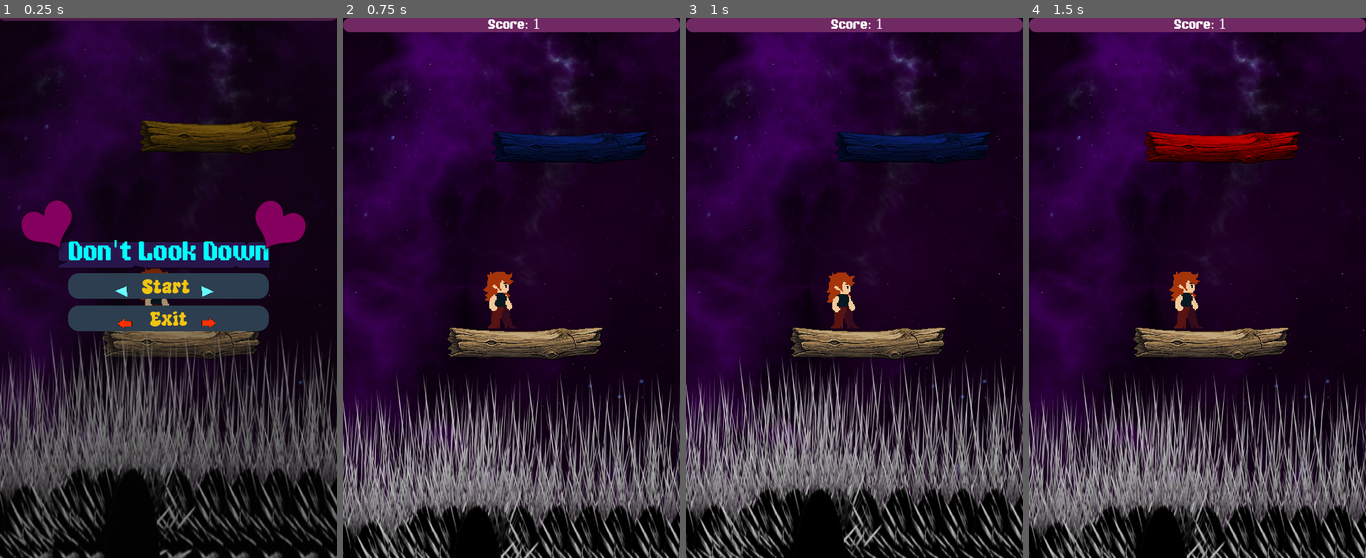
Above: before the commit, frames 1-4 (left to right).
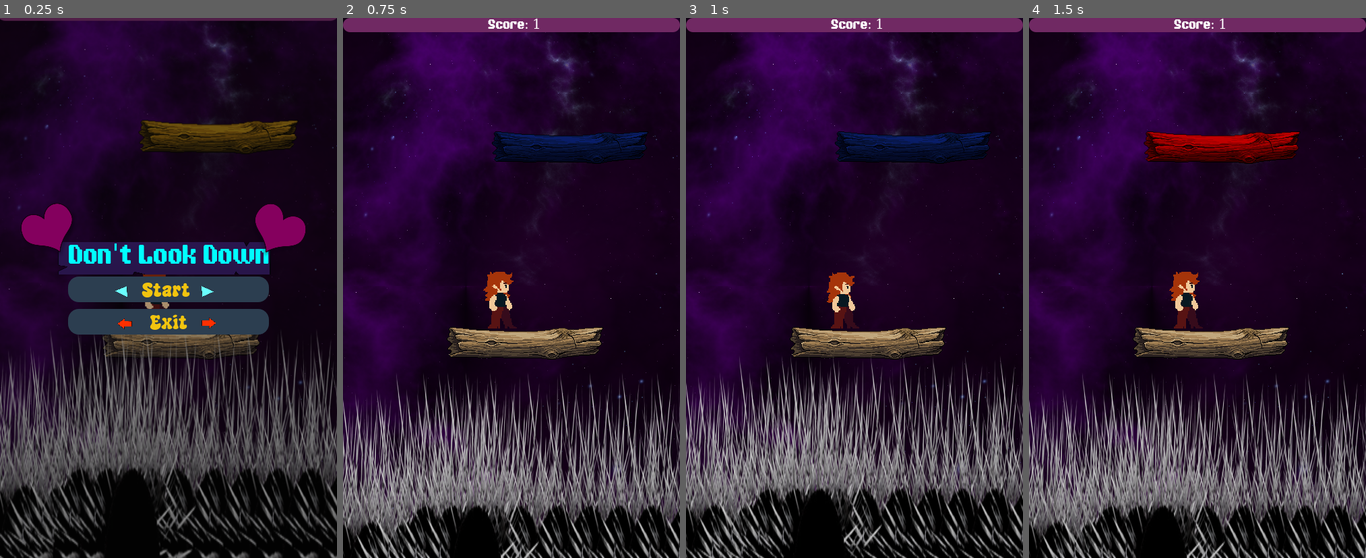
Above: after the commit, the same moments.

Repository: niranjansthaa11-code/jumping-game
Game: Godot game, scene res://Scences/main_menu.tscn
The game is run twice, just before and just after one commit, with the same random seed, the same clock (stepped at 60 frames per second) and the same inputs.
Inputs:
- Up to frame 1 (0.25 s): no input
- Up to frame 2 (0.75 s): click "Start" at 0.5 s
- Up to frame 3 (1 s): no input
- Up to frame 4 (1.5 s): click "Start" at 1.25 s

The runs differ from the first frame. In frame 1, 3.8% of the frame differs, in the area x 6-91%, y 33-59%; in frame 2, nothing differs; in frame 3, nothing differs; in frame 4, nothing differs.

Commit message:
made the exit menu

Diff:
--- a/Scences/exit_menu.tscn
+++ b/Scences/exit_menu.tscn
@@ -1,13 +1,52 @@
-[gd_scene load_steps=6 format=3 uid="uid://b80y1fgmfllny"]
+[gd_scene load_steps=15 format=3 uid="uid://b80y1fgmfllny"]
 
 [ext_resource type="Texture2D" uid="uid://dwti7vp714dx2" path="res://Assets/Background/main.png" id="1_dtv8f"]
 [ext_resource type="Script" uid="uid://ds533sukh17px" path="res://Scences/exit_menu.gd" id="1_j7rsi"]
 [ext_resource type="FontFile" uid="uid://dvh0cmmo4y4wl" path="res://Assets/Fonts/GamepauseddemoRegular-RpmY6.otf" id="2_j7rsi"]
+[ext_resource type="Texture2D" uid="uid://chxg8y4dxjnf8" path="res://Assets/texture_buttons/PNGs/Backgrounds/BackgroundCheckboxMenu.png" id="3_mtydg"]
 [ext_resource type="FontFile" uid="uid://bbiyqvmakw2x5" path="res://Assets/Fonts/SuperMaples-2vR2w.ttf" id="3_sdrn5"]
+[ext_resource type="Texture2D" uid="uid://c2d2f4hx3mnf2" path="res://Assets/texture_buttons/PNGs/Icons/GameIcons/IconNext.png" id="6_0xqvm"]
+[ext_resource type="Texture2D" uid="uid://cnwtnuk8cvam1" path="res://Assets/texture_buttons/PNGs/Icons/GameIcons/IconSettings.png" id="7_sxmb4"]
+[ext_resource type="Texture2D" uid="uid://bwob1gxfow6sb" path="res://Assets/texture_buttons/PNGs/Icons/GameIcons/IconArrow.png" id="8_5px0f"]
 
 [sub_resource type="StyleBoxTexture" id="StyleBoxTexture_mtydg"]
 texture = ExtResource("1_dtv8f")
 modulate_color = Color(0.7137255, 0.7137255, 0.7137255, 1)
+
+[sub_resource type="StyleBoxFlat" id="StyleBoxFlat_j7rsi"]
+bg_color = Color(0.17254902, 0.24313726, 0.3137255, 1)
+corner_radius_top_left = 16
+corner_radius_top_right = 16
+corner_radius_bottom_right = 16
+corner_radius_bottom_left = 16
+
+[sub_resource type="StyleBoxFlat" id="StyleBoxFlat_sdrn5"]
+bg_color = Color(0.17254902, 0.24313726, 0.3137255, 1)
+corner_radius_top_left = 16
+corner_radius_top_right = 16
+corner_radius_bottom_right = 16
+corner_radius_bottom_left = 16
+
+[sub_resource type="StyleBoxFlat" id="StyleBoxFlat_mtydg"]
+bg_color = Color(0.12156863, 0.1764706, 0.23137255, 1)
+corner_radius_top_left = 16
+corner_radius_top_right = 16
+corner_radius_bottom_right = 16
+corner_radius_bottom_left = 16
+
+[sub_resource type="StyleBoxFlat" id="StyleBoxFlat_k50qp"]
+bg_color = Color(0.17254902, 0.24313726, 0.3137255, 1)
+corner_radius_top_left = 16
+corner_radius_top_right = 16
+corner_radius_bottom_right = 16
+corner_radius_bottom_left = 16
+
+[sub_resource type="StyleBoxFlat" id="StyleBoxFlat_0xqvm"]
+bg_color = Color(0.17254902, 0.24313726, 0.3137255, 1)
+corner_radius_top_left = 16
+corner_radius_top_right = 16
+corner_radius_bottom_right = 16
+corner_radius_bottom_left = 16
 
 [node name="Exit_menu" type="Control"]
 layout_mode = 3
@@ -26,6 +65,13 @@
 grow_horizontal = 2
 grow_vertical = 2
 theme_override_styles/panel = SubResource("StyleBoxTexture_mtydg")
+
+[node name="BackgroundCheckboxMenu" type="Sprite2D" parent="."]
+modulate = Color(0.17121077, 0.10148462, 0.38761753, 1)
+texture_filter = 1
+position = Vector2(240, 336)
+scale = Vector2(0.3230047, 0.10000001)
+texture = ExtResource("3_mtydg")
 
 [node name="VBoxContainer" type="VBoxContainer" parent="."]
 layout_mode = 1
@@ -49,19 +95,14 @@
 theme_override_font_sizes/font_size = 40
 text = "Don't Look Down"
 
-[node name="You died" type="Label" parent="VBoxContainer"]
-layout_mode = 2
-theme_override_colors/font_color = Color(0.45377582, 0.09988681, 0.060029045, 1)
-theme_override_fonts/font = ExtResource("2_j7rsi")
-theme_override_font_sizes/font_size = 40
-text = "You died !!"
-horizontal_alignment = 1
-
 [node name="Main_menu" type="Button" parent="VBoxContainer"]
 layout_mode = 2
 theme_override_colors/font_color = Color(0.94509804, 0.76862746, 0.05882353, 1)
 theme_override_fonts/font = ExtResource("3_sdrn5")
 theme_override_font_sizes/font_size = 30
+theme_override_styles/normal = SubResource("StyleBoxFlat_j7rsi")
+theme_override_styles/normal_mirrored = SubResource("StyleBoxFlat_sdrn5")
+theme_override_styles/hover = SubResource("StyleBoxFlat_mtydg")
 text = "Main_menu"
 
 [node name="Restart" type="Button" parent="VBoxContainer"]
@@ -69,6 +110,9 @@
 theme_override_colors/font_color = Color(0.94509804, 0.76862746, 0.05882353, 1)
 theme_override_fonts/font = ExtResource("3_sdrn5")
 theme_override_font_sizes/font_size = 30
+theme_override_styles/normal = SubResource("StyleBoxFlat_k50qp")
+theme_override_styles/normal_mirrored = SubResource("StyleBoxFlat_sdrn5")
+theme_override_styles/hover = SubResource("StyleBoxFlat_mtydg")
 text = "Restart"
 
 [node name="exit_button" type="Button" parent="VBoxContainer"]
@@ -76,7 +120,46 @@
 theme_override_colors/font_color = Color(0.94509804, 0.76862746, 0.05882353, 1)
 theme_override_fonts/font = ExtResource("3_sdrn5")
 theme_override_font_sizes/font_size = 30
+theme_override_styles/normal = SubResource("StyleBoxFlat_0xqvm")
+theme_override_styles/normal_mirrored = SubResource("StyleBoxFlat_sdrn5")
+theme_override_styles/hover = SubResource("StyleBoxFlat_mtydg")
 text = "Exit"
+
+[node name="IconNext" type="Sprite2D" parent="."]
+modulate = Color(0.14901961, 0.7529412, 1, 1)
+position = Vector2(348, 431.99997)
+scale = Vector2(0.08593746, 0.08593746)
+texture = ExtResource("6_0xqvm")
+
+[node name="IconNext2" type="Sprite2D" parent="."]
+modulate = Color(0.14901961, 0.7529412, 1, 1)
+position = Vector2(138, 436.00003)
+rotation = 3.137357
+scale = Vector2(0.08648075, 0.08648075)
+texture = ExtResource("6_0xqvm")
+
+[node name="IconSettings" type="Sprite2D" parent="."]
+position = Vector2(144.00002, 384.00003)
+scale = Vector2(0.09374999, 0.09374999)
+texture = ExtResource("7_sxmb4")
+
+[node name="IconSettings2" type="Sprite2D" parent="."]
+position = Vector2(344.00003, 384)
+scale = Vector2(0.09374999, 0.09374999)
+texture = ExtResource("7_sxmb4")
+
+[node name="IconArrow" type="Sprite2D" parent="."]
+modulate = Color(1, 0.1882353, 0, 1)
+position = Vector2(150, 486)
+scale = Vector2(0.117187515, 0.117187515)
+texture = ExtResource("8_5px0f")
+
+[node name="IconArrow2" type="Sprite2D" parent="."]
+modulate = Color(1, 0.1882353, 0, 1)
+position = Vector2(353.00003, 481)
+rotation = 3.1369934
+scale = Vector2(0.117187515, 0.117187515)
+texture = ExtResource("8_5px0f")
 
 [connection signal="pressed" from="VBoxContainer/Main_menu" to="." method="_on_main_menu_pressed"]
 [connection signal="pressed" from="VBoxContainer/Restart" to="." method="_on_restart_pressed"]
--- a/Scences/main_menu.tscn
+++ b/Scences/main_menu.tscn
@@ -62,8 +62,8 @@
 [node name="BackgroundCheckboxMenu" type="Sprite2D" parent="."]
 modulate = Color(0.17121077, 0.10148462, 0.38761753, 1)
 texture_filter = 1
-position = Vector2(244, 351.99997)
-scale = Vector2(0.3230047, 0.10000001)
+position = Vector2(244, 357.49997)
+scale = Vector2(0.3230047, 0.122916736)
 texture = ExtResource("3_bduix")
 
 [node name="VBoxContainer" type="VBoxContainer" parent="."]
@@ -91,6 +91,7 @@
 [node name="start_button" type="Button" parent="VBoxContainer"]
 layout_mode = 2
 theme_override_colors/font_color = Color(0.94509804, 0.76862746, 0.05882353, 1)
+theme_override_colors/font_hover_color = Color(0.94509804, 0.76862746, 0.05882353, 0.73333335)
 theme_override_fonts/font = ExtResource("3_rxfvr")
 theme_override_font_sizes/font_size = 30
 theme_override_styles/normal = SubResource("StyleBoxFlat_rxfvr")
@@ -100,19 +101,12 @@
 [node name="exit_button" type="Button" parent="VBoxContainer"]
 layout_mode = 2
 theme_override_colors/font_color = Color(0.94509804, 0.76862746, 0.05882353, 1)
+theme_override_colors/font_hover_color = Color(0.94509804, 0.76862746, 0.05882353, 0.73333335)
 theme_override_fonts/font = ExtResource("3_rxfvr")
 theme_override_font_sizes/font_size = 30
 theme_override_styles/normal = SubResource("StyleBoxFlat_bduix")
 theme_override_styles/hover = SubResource("StyleBoxFlat_ssbjo")
 text = "Exit"
-
-[node name="start" type="TextureButton" parent="VBoxContainer"]
-layout_mode = 2
-
-[node name="Label" type="Label" parent="VBoxContainer/start"]
-layout_mode = 0
-offset_right = 40.0
-offset_bottom = 23.0
 
 [node name="IconHeart" type="Sprite2D" parent="VBoxContainer"]
 modulate = Color(0.63529414, 0, 0.63529414, 1)
@@ -155,3 +149,4 @@
 texture = ExtResource("7_ssbjo")
 
 [connection signal="pressed" from="VBoxContainer/start_button" to="." method="_on_start_button_pressed"]
+[connection signal="pressed" from="VBoxContainer/exit_button" to="." method="_on_exit_button_pressed"]
--- a/scripts/main_menu.gd
+++ b/scripts/main_menu.gd
@@ -14,3 +14,8 @@
 func _on_start_button_pressed() -> void:
 	get_tree().change_scene_to_file("res://Scences/game_manager.tscn")
 	pass # Replace with function body.
+
+
+func _on_exit_button_pressed() -> void:
+	get_tree().quit()
+	pass # Replace with function body.
